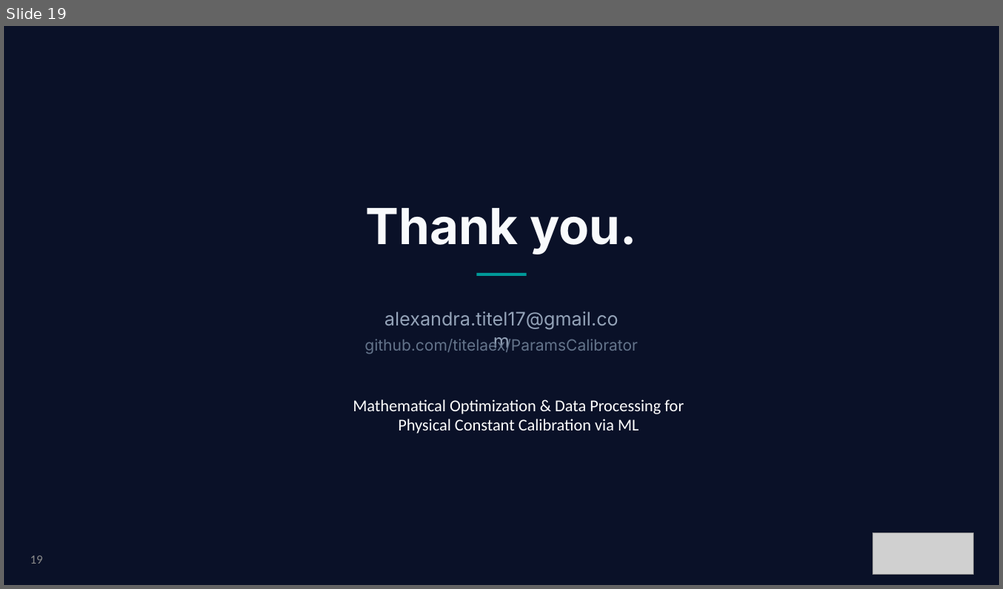
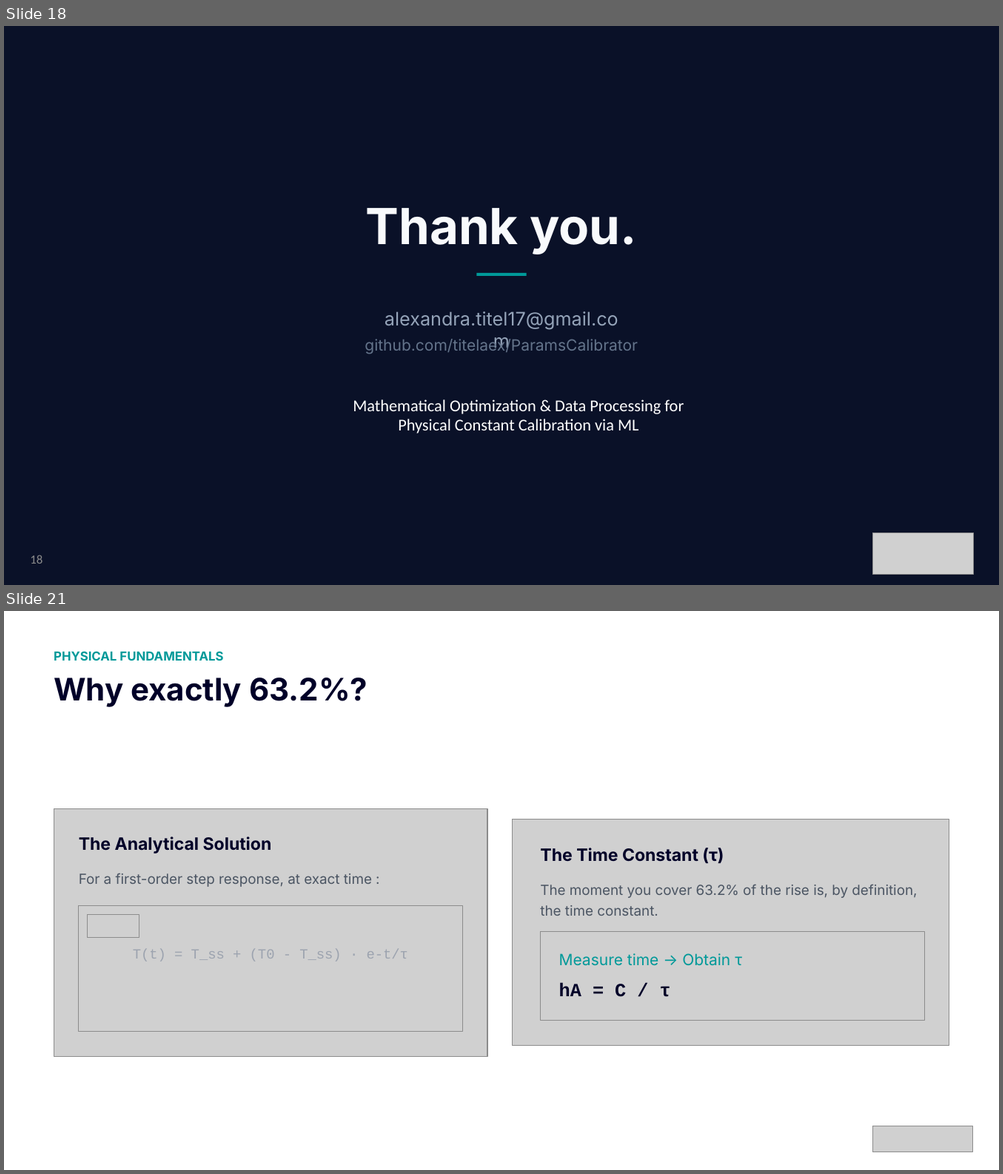
Before and after one commit to titelaex/ParamsCalibrator, a slide deck: docs/ParamsCalibrator Light Mode.pptx. Shown one above the other, each under a label of ours: slide 19 before the commit, slides 18 and 21 after it; the slides between them are not shown. The pictures are 1003x589 and 1003x1174 pixels, drawn with LibreOffice and Linux fonts; fonts in the diff are those of the drawing; grey boxes stand for pictures. Boxes give left, top, right and bottom in pixels: in the first picture for what was removed or moved away, otherwise in the second. Text is boxed around its words. In the diff, an @@ line names an element or a change of style, - is before the commit and + after.

```diff
--- a/docs/ParamsCalibrator Light Mode.pptx
+++ b/docs/ParamsCalibrator Light Mode.pptx
@@ slide 21 added at (4, 611, 999, 1170), background #FFFFFF @@
@@ text added at (54, 651, 223, 661), 12 pt, text #009999, bold @@
+PHYSICAL FUNDAMENTALS
@@ text added at (54, 678, 367, 707), 30 pt, text #000028, bold @@
+Why exactly 63.2%?
@@ picture added at (54, 809, 487, 1056) @@
@@ picture added at (512, 820, 948, 1046) @@
@@ text added at (79, 837, 272, 854), 16.5 pt, text #000028, bold @@
+The Analytical Solution
@@ text added at (540, 848, 723, 863), 16.5 pt, text #000028, bold @@
+The Time Constant (τ)
@@ text added at (79, 873, 372, 887), 13.5 pt, text #4B5563 @@
+For a first-order step response, at exact time :
@@ text added at (540, 884, 916, 916), 13.5 pt, text #4B5563 @@
+The moment you cover 63.2% of the rise is, by definition, the time constant.
@@ picture added at (79, 906, 463, 1032) @@
@@ picture added at (88, 914, 139, 937) @@
@@ picture added at (540, 932, 925, 1022) @@
@@ text added at (133, 949, 408, 962), 13.5 pt, text #9CA3AF @@
+T(t) = T_ss + (T0 - T_ss) · e-t/τ
@@ text added at (559, 954, 742, 966), 15 pt, text #009999 @@
+Measure time → Obtain τ
@@ text added at (559, 982, 671, 997), 18 pt, text #000028, bold @@
+hA = C / τ
@@ picture added at (873, 1127, 973, 1153) @@
@@ what was slide 19 is now slide 18 @@
@@ page number at (30, 555, 42, 564): text changed @@
-19
+18
```
Also in this commit, not shown: 14 slides changed, 3 other slides added, 14 other files.
